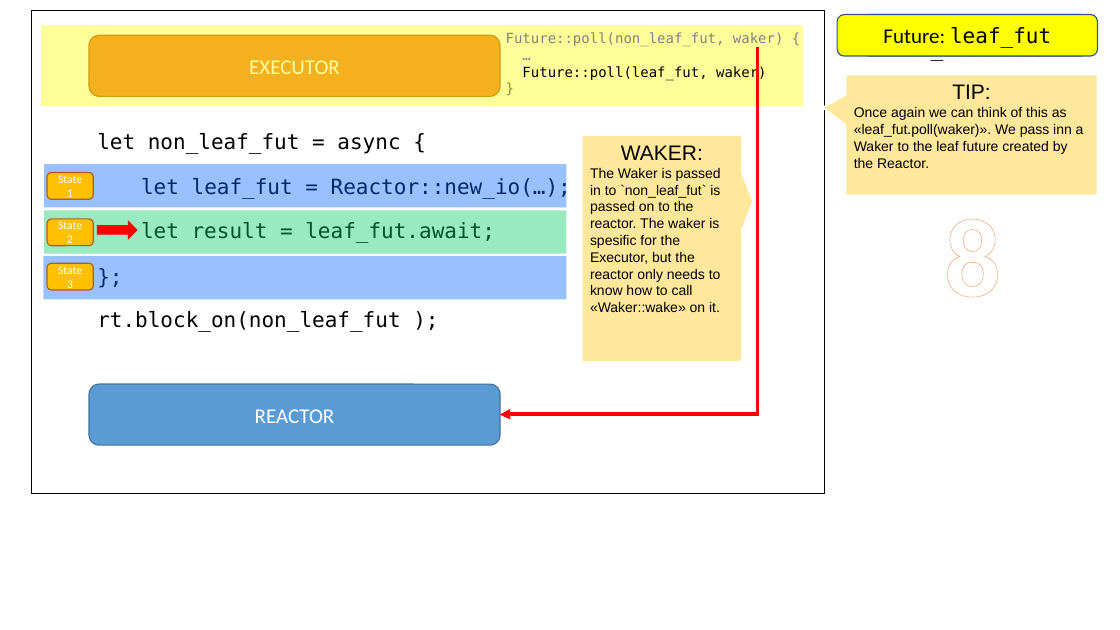
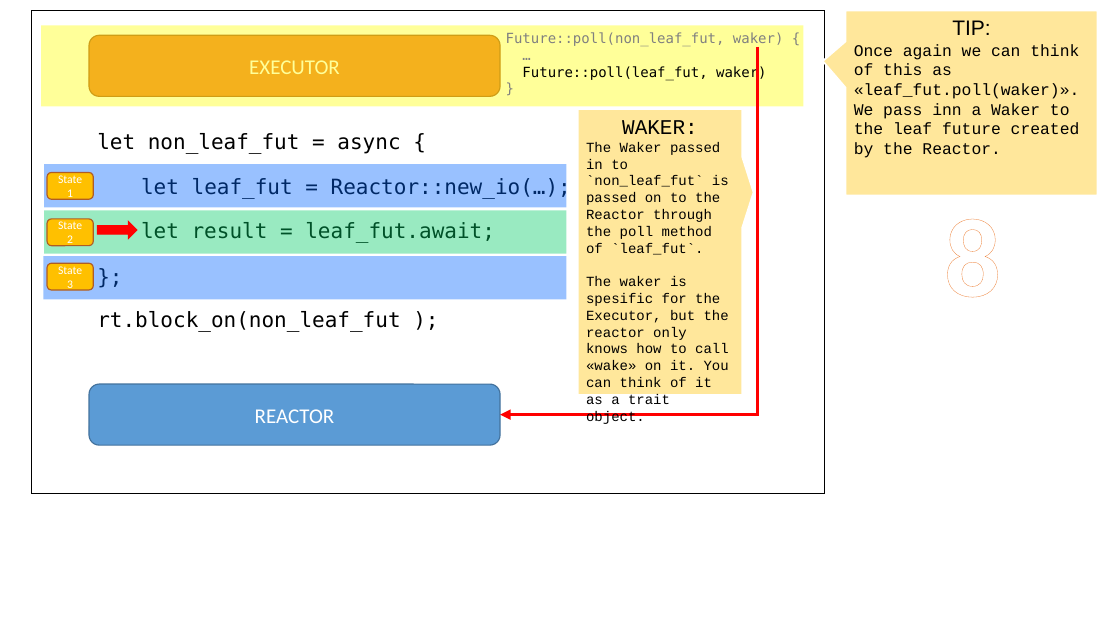
Before and after one commit to pedromfedricci/books-futures-explained, a slide deck: slide 9 of resources/futures_animation.pptx. Drawn at 1120x630 pixels with LibreOffice and Linux fonts; fonts in the diff are those of the drawing. Boxes give left, top, right and bottom in pixels: in the first picture for what was removed or moved away, otherwise in the second. Text is boxed around its words. In the diff, an @@ line names an element or a change of style, - is before the commit and + after.

```diff
--- a/resources/futures_animation.pptx
+++ b/resources/futures_animation.pptx
@@ rounded rectangle removed at [838,14,1098,55] @@
-Future: leaf_fut
@@ speech box "TIP:": place and size @@
-speech box "TIP:" at [846,75,1098,196]
+speech box "TIP:" at [846,11,1098,196]
@@ rounded rectangle removed at [862,14,1088,55] @@
-Future: io_resource
@@ elbow arrow (758, 46) - (500, 415): route changed @@
@@ text in speech box at [854,44,1080,158]: size 12 to 14 pt, font Arial to Courier New @@
@@ speech box "WAKER:": place and size @@
-speech box "WAKER:" at [582,135,743,362]
+speech box "WAKER:" at [578,109,743,396]
@@ text in speech box at [586,142,729,404]: text changed; font Arial to Courier New @@
-The Waker is passed in to `non_leaf_fut` is passed on to the reactor. The waker is spesific for the Executor, but the reactor only needs to know how to call «Waker::wake» on it.
+The Waker passed in to `non_leaf_fut` is passed on to the Reactor through the poll method of `leaf_fut`.
+The waker is spesific for the Executor, but the reactor only knows how to call «wake» on it. You can think of it as a trait object.
@@ text in speech box at [622,120,698,134]: font Arial to Courier New in "WAKER:" @@
```
Also in this commit, not shown: 18 other slides changed, 20 other files.
